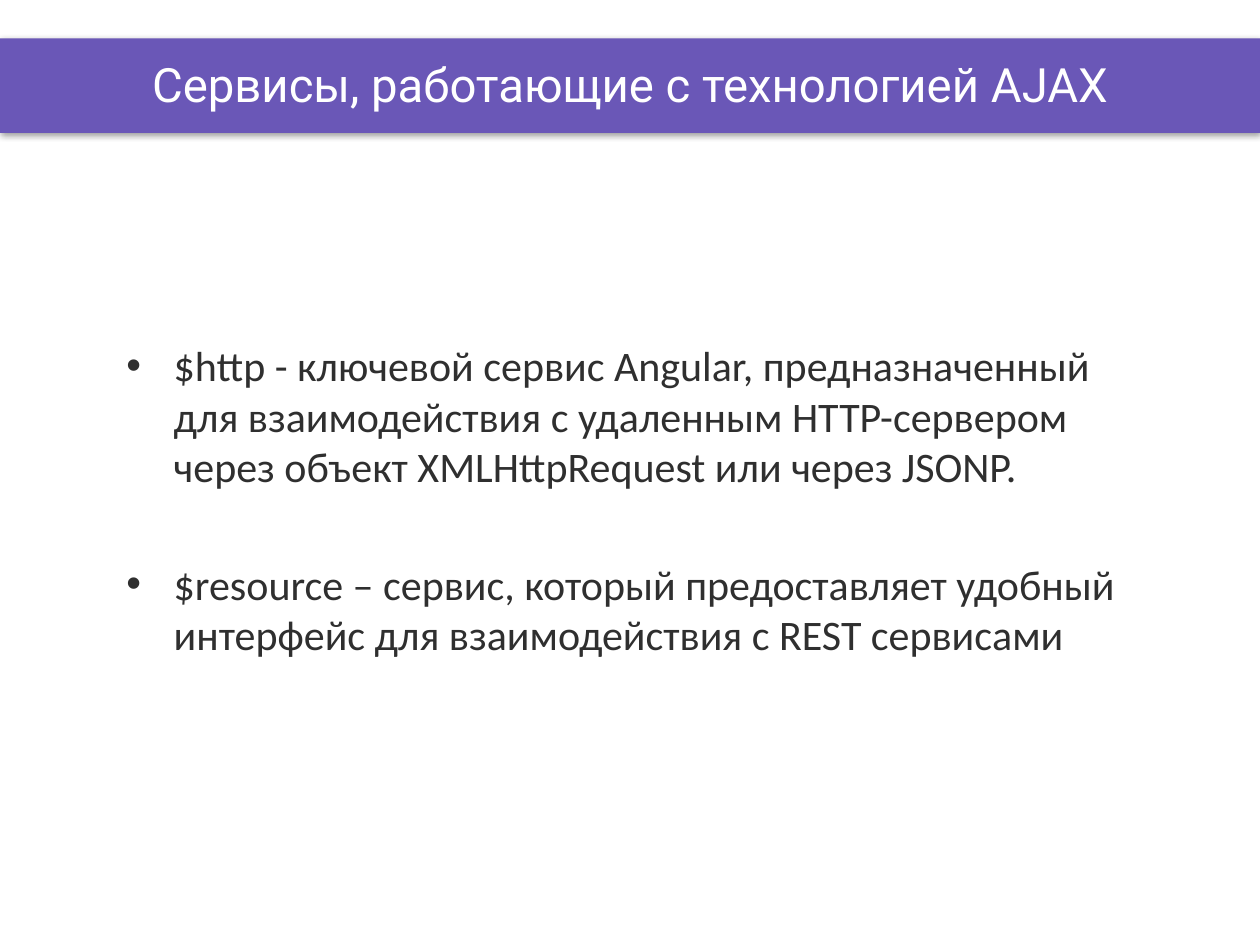
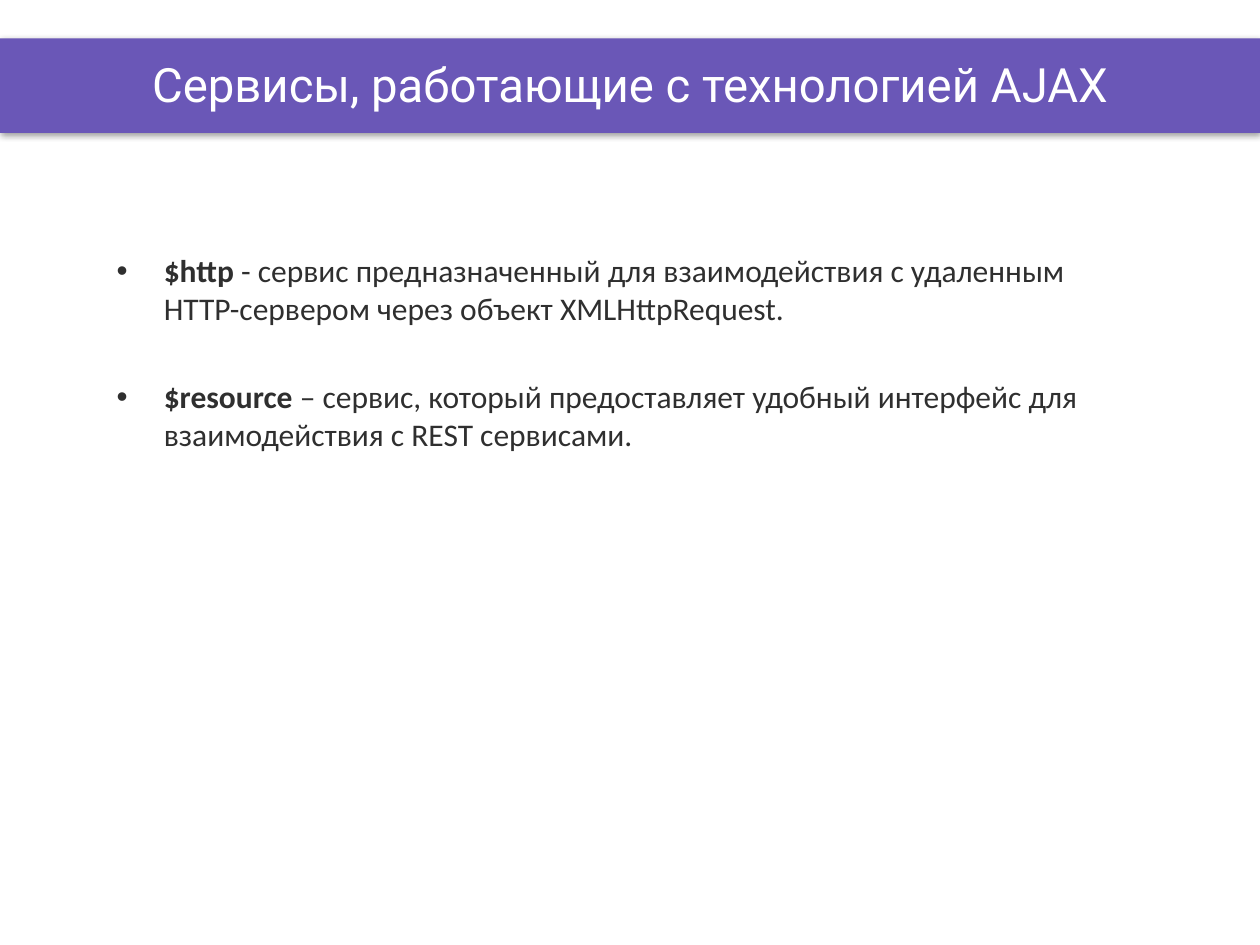
Before and after one commit to DinamickaDevelopment/Ignite-1, a slide deck: slide 5 of 002_Angular/lesson_14/Presentation/services_1.pptx. Drawn at 1260x945 pixels with LibreOffice and Linux fonts; fonts in the diff are those of the drawing; background and template pictures are left out. Boxes give left, top, right and bottom in pixels: in the first picture for what was removed or moved away, otherwise in the second. Text is boxed around its words. In the diff, an @@ line names an element or a change of style, - is before the commit and + after.

```diff
--- a/002_Angular/lesson_14/Presentation/services_1.pptx
+++ b/002_Angular/lesson_14/Presentation/services_1.pptx
@@ text at box(164, 260, 1078, 451): text changed; size 24 to 18 pt @@
-• $http - ключевой сервис Angular, предназначенный для взаимодействия с удаленным HTTP-сервером через объект XMLHttpRequest или через JSONP.
-• $resource – сервис, который предоставляет удобный интерфейс для взаимодействия c REST сервисами
+• $http - сервис предназначенный для взаимодействия с удаленным HTTP-сервером через объект XMLHttpRequest.
+• $resource – сервис, который предоставляет удобный интерфейс для взаимодействия c REST сервисами.
```
Also in this commit, not shown: 5 other slides changed, 38 other files.
